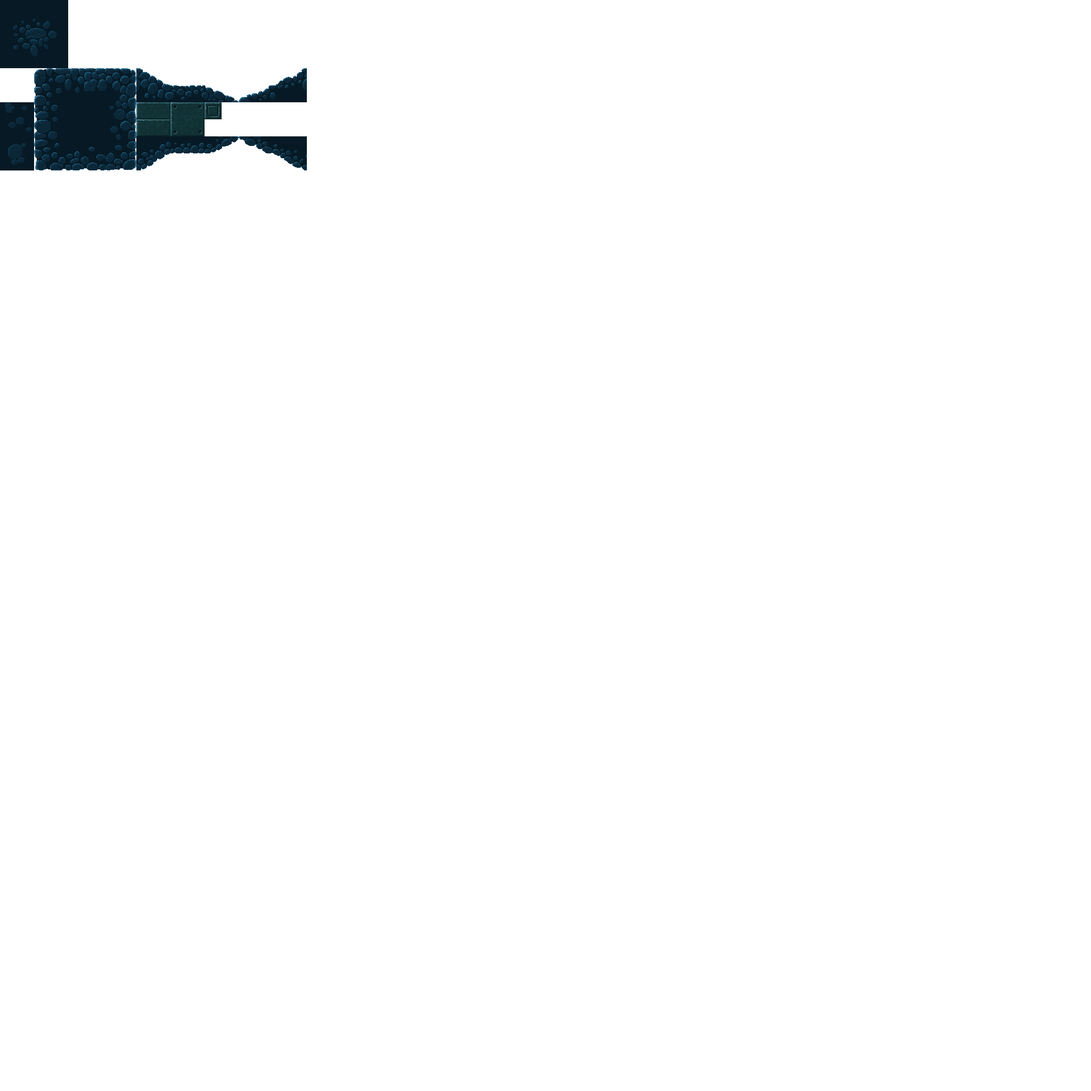
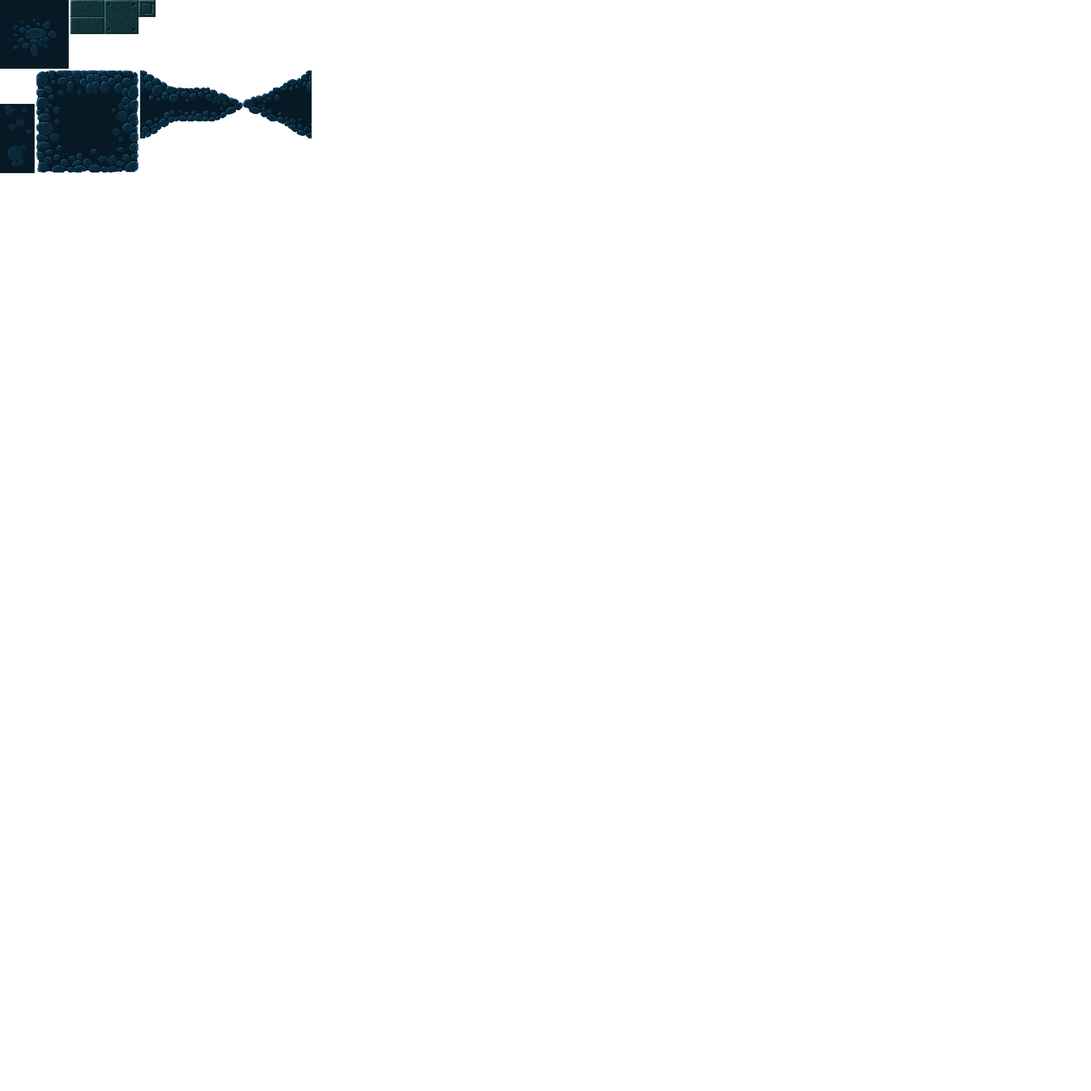
Comparing the layer stacks of the two 1091 x 1091 images. Changes:
added layer "necessary padding" above "Layer 3" over [0, 0, 312, 174]
painted on "Layer 3" over [0, 0, 312, 173]
